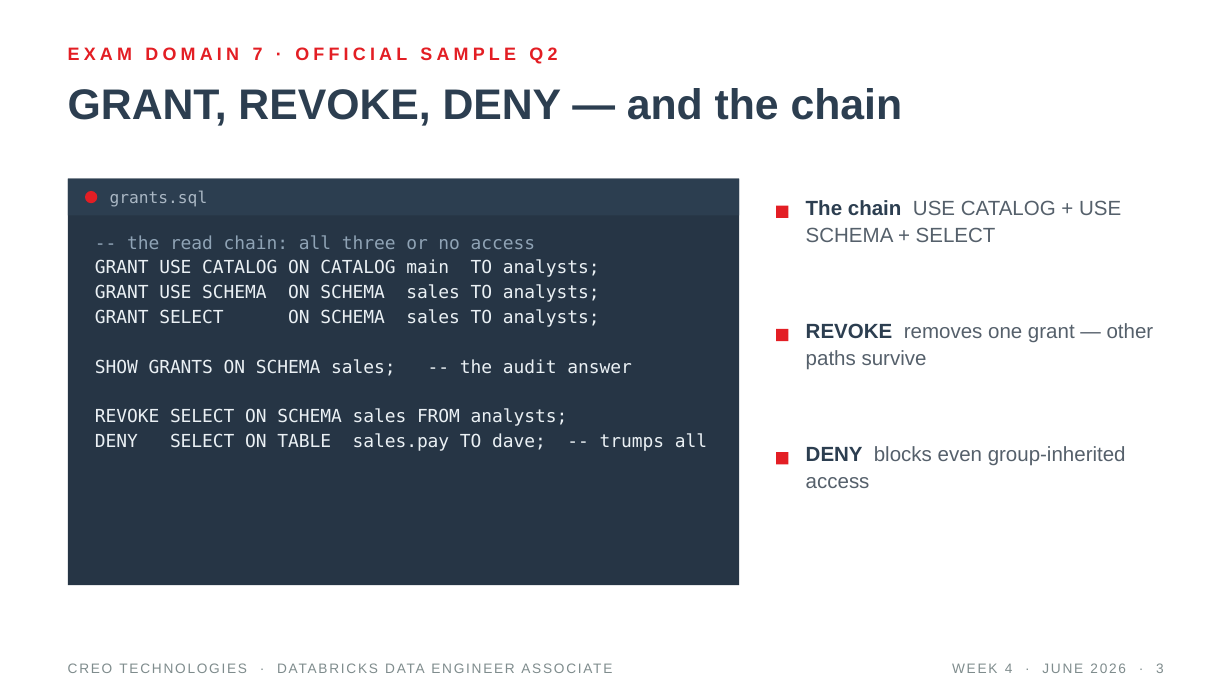
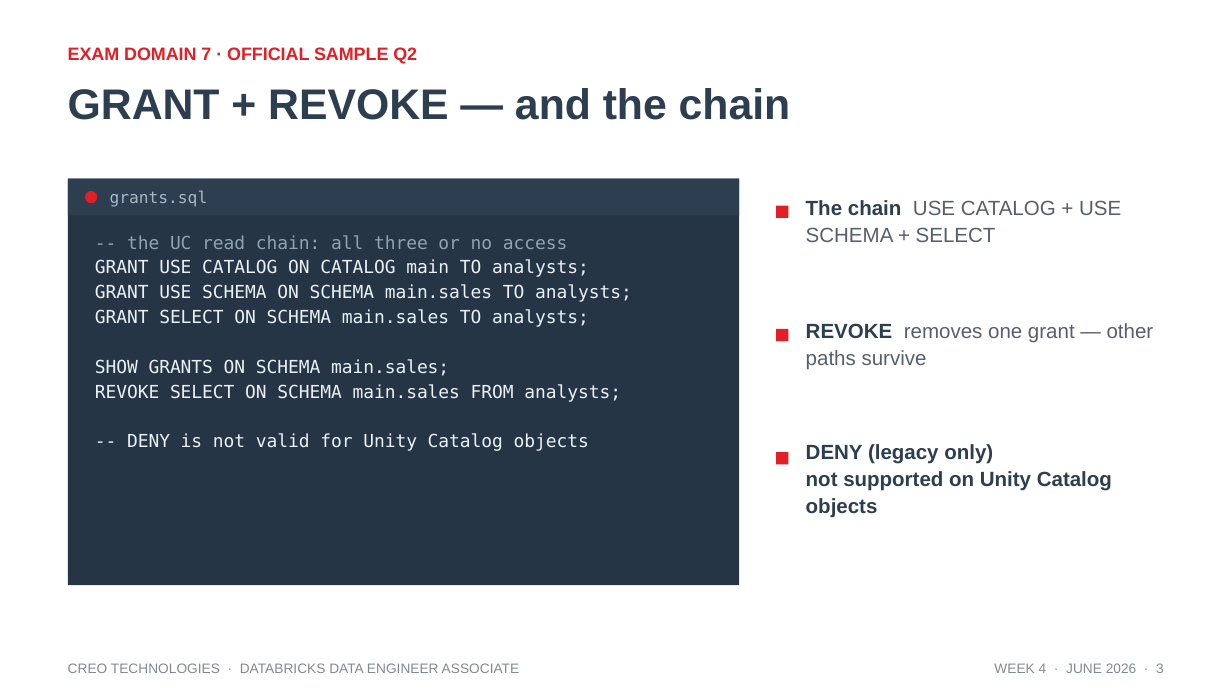
Before and after one commit to tatwan/Databricks_DE_Associate, a slide deck: slide 3 of slides/Week4_Governance_Optimization.pptx. Drawn at 1232x693 pixels with LibreOffice and Linux fonts; fonts in the diff are those of the drawing. Boxes give left, top, right and bottom in pixels: in the first picture for what was removed or moved away, otherwise in the second. Text is boxed around its words. In the diff, an @@ line names an element or a change of style, - is before the commit and + after.

```diff
--- a/slides/Week4_Governance_Optimization.pptx
+++ b/slides/Week4_Governance_Optimization.pptx
@@ text "EXAM DOMAIN 7 · OFFICIAL ..." at (68,47,417,64): letter spacing 2.5 to 0 pt @@
@@ text at (68,88,791,120): text changed @@
-GRANT, REVOKE, DENY — and the chain
+GRANT + REVOKE — and the chain
@@ text at (127,235,568,249): text changed @@
--- the read chain: all three or no access
+-- the UC read chain: all three or no access
@@ text at (95,284,632,451): text changed @@
-GRANT USE SCHEMA ON SCHEMA sales TO analysts;
-GRANT SELECT ON SCHEMA sales TO analysts;
-SHOW GRANTS ON SCHEMA sales; -- the audit answer
-REVOKE SELECT ON SCHEMA sales FROM analysts;
-DENY SELECT ON TABLE sales.pay TO dave; -- trumps all
+GRANT USE SCHEMA ON SCHEMA main.sales TO analysts;
+GRANT SELECT ON SCHEMA main.sales TO analysts;
+SHOW GRANTS ON SCHEMA main.sales;
+REVOKE SELECT ON SCHEMA main.sales FROM analysts;
+-- DENY is not valid for Unity Catalog objects
@@ text at (806,444,1112,518): text changed; text colour #55606B to #2C3E50; bold on @@
-DENY blocks even group-inherited access
+DENY (legacy only)
+not supported on Unity Catalog objects
@@ text "CREO TECHNOLOGIES · DATABRICKS DATA ..." at (68,663,520,673): letter spacing 1 to 0 pt @@
@@ text "WEEK 4 · JUNE 2026 ..." at (994,663,1164,673): letter spacing 1 to 0 pt @@
```
Also in this commit, not shown: 13 other slides changed, 2 slides added, 2 other files.
